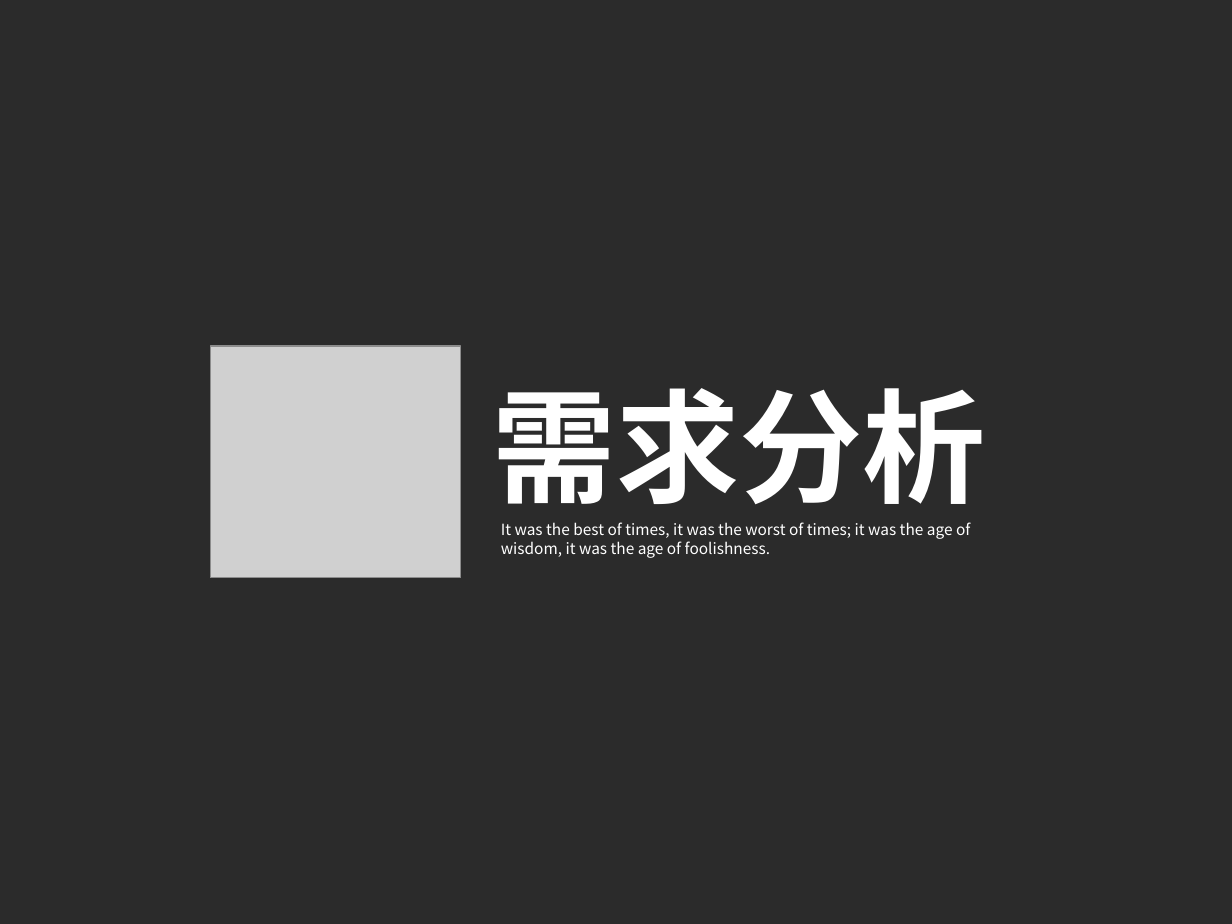
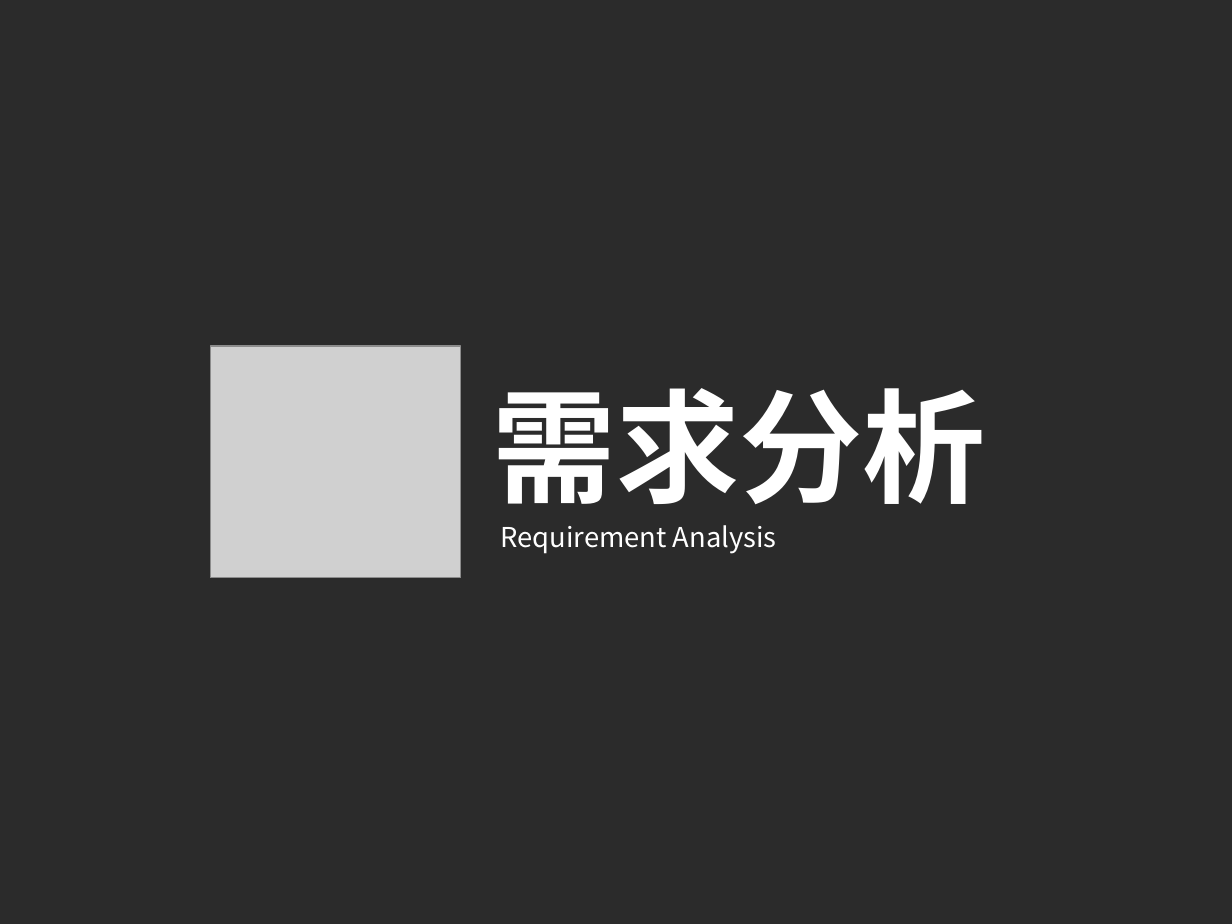
Before and after one commit to tianlanse93/MyGraduationDesign, a slide deck: slide 6 of 毕业论文/ppt4328.ppt. Drawn at 1232x924 pixels with LibreOffice and Linux fonts; fonts in the diff are those of the drawing; grey boxes stand for pictures; background and template pictures are left out; a plain dark background stands for a picture behind light text. Boxes give left, top, right and bottom in pixels: in the first picture for what was removed or moved away, otherwise in the second. Text is boxed around its words. In the diff, an @@ line names an element or a change of style, - is before the commit and + after.

```diff
--- a/毕业论文/ppt4328.ppt
+++ b/毕业论文/ppt4328.ppt
@@ text at [501, 525, 777, 554]: text changed; size 9 to 16 pt @@
-It was the best of times, it was the worst of times; it was the age of wisdom, it was the age of foolishness.
+Requirement Analysis
```
Also in this commit, not shown: 8 other slides changed, 9 slides added, 4 slides removed.
